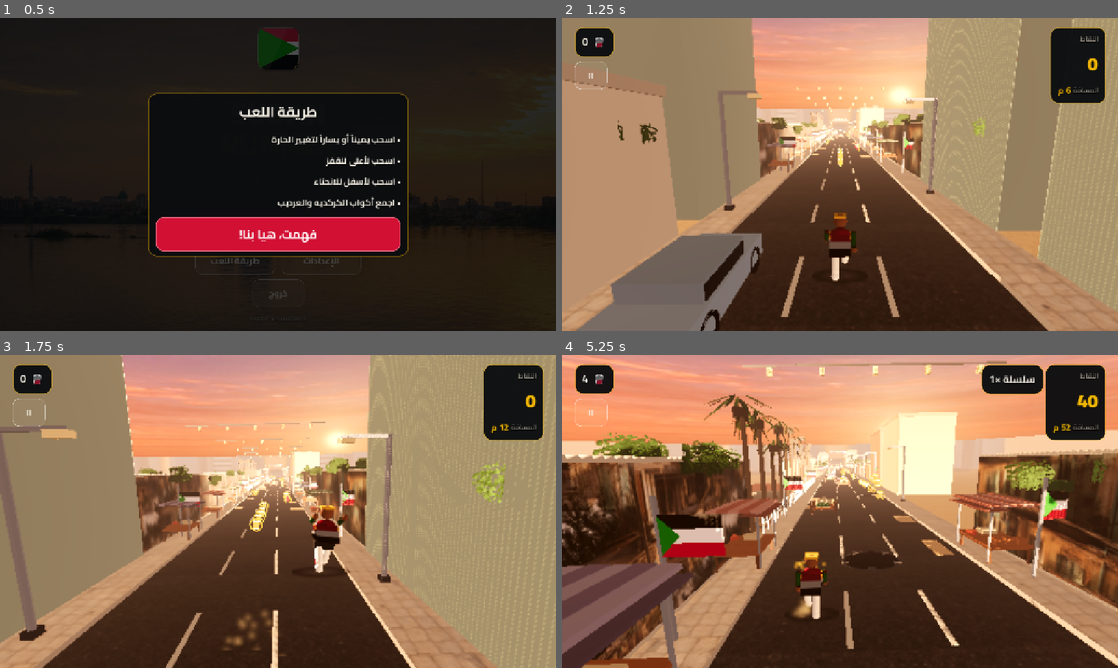
Above: before the commit, frames 1-4 (two rows, left to right).
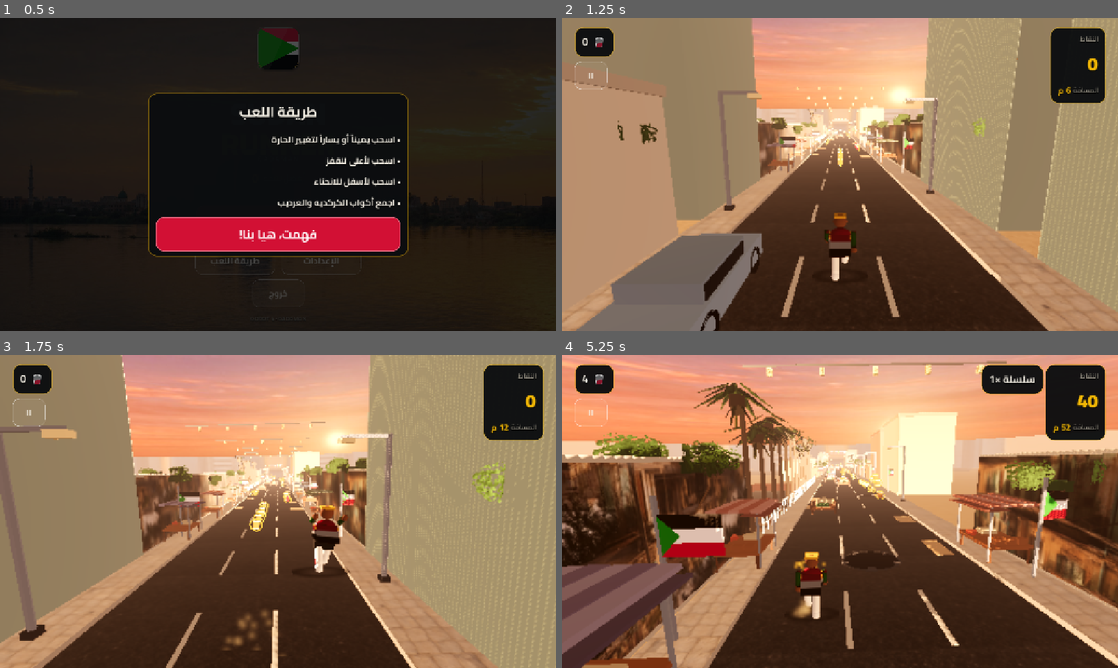
Above: after the commit, the same moments.

Repository: azmifatahi/gadaman
Game: Godot game, scene res://scenes/main.tscn
The game is run twice, just before and just after one commit, with the same random seed, the same clock (stepped at 60 frames per second) and the same inputs.
Inputs (mouse positions are in pixels of both pictures, inside the frame that each line leads up to):
- Up to frame 1 (0.5 s): no input
- Up to frame 2 (1.25 s): click "ابدأ الجري" at 0.5 s
- Up to frame 3 (1.75 s): move the mouse to (400, 495) at 1.27 s; hold Right (move_right) from 1.28 s (still down); tap Down (slide) at 1.35 s; click (400, 495) at 1.42 s; tap Up (jump) at 1.52 s
- Up to frame 4 (5.25 s): release Right (move_right) at 2 s; drag from (728, 527) to (812, 574) at 2.02 s; move the mouse to (895, 442) at 2.77 s; hold Right (move_right) 2.78-3.5 s; tap Down (slide) at 2.85, 4.35 s; drag from (812, 574) to (673, 464) at 3.52 s; move the mouse to (1006, 558) at 4.27 s; hold Left (move_left) 4.28-5 s; tap Up (jump) at 4.52 s; drag from (673, 464) to (756, 433) at 5.02 s

Frame 1 is identical in both runs. In frame 2, less than 0.1% of the frame differs, in the area x 44-54%, y 29-39%; in frame 3, less than 0.1%; in frame 4, 2.3%, in the area x 23-86%, y 8-89%.

Commit message:
art: denser palm fronds, 16 per crown, fibrous crown core [shots]
Co-authored-by: arena-agent <297053741+arena-agent@users.noreply.github.com>

Diff:
--- a/scripts/world/segment_builder.gd
+++ b/scripts/world/segment_builder.gd
@@ -621,11 +621,15 @@
 	MeshKit.add_cylinder(st, base, 0.2, h, Color("#6f5940"), 6, 0.13)
 	MeshKit.add_cylinder(st, top - Vector3(0, 0.5, 0), 0.42, 0.55,
 			Color("#4a3a28"), 6)
+	# Fibrous crown core: without it the fronds radiate from thin air and the
+	# crown reads as a spider rather than a palm.
+	MeshKit.add_cylinder(st, top - Vector3(0, 0.9, 0), 0.34, 0.55,
+			Color("#6b5a3a"), 7)
 	# 13 textured fronds per crown. Each one is a single quad running from the
 	# crown to the tip, mapped 0..1 across `palm_frond.png` - the texture carries
 	# the leaflets, so the silhouette is a palm instead of a green shard.
-	for i in 13:
-		var a := TAU * float(i) / 13.0 + rng.randf_range(-0.16, 0.16)
+	for i in 16:
+		var a := TAU * float(i) / 16.0 + rng.randf_range(-0.16, 0.16)
 		var dir := Vector3(cos(a), 0, sin(a))
 		var reach := rng.randf_range(2.1, 2.9)
 		# Younger fronds stand up, older ones droop: the crown has a profile.
@@ -633,7 +637,7 @@
 		var droop := rng.randf_range(0.6, 1.5)
 		var root: Vector3 = top + dir * 0.18 + Vector3(0, lift, 0)
 		var tip: Vector3 = top + dir * reach + Vector3(0, lift - droop, 0)
-		var perp := Vector3(-dir.z, 0.0, dir.x) * rng.randf_range(0.30, 0.42)
+		var perp := Vector3(-dir.z, 0.0, dir.x) * rng.randf_range(0.40, 0.56)
 		var shade := rng.randf_range(0.72, 1.0)
 		var tint := Color(shade, shade * 1.04, shade * 0.88)
 		MeshKit.add_quad(leaf_st, root - perp, tip - perp * 0.55,
Binary file changed: assets/textures/palm_frond.png
Not shown, changed: tools/build_textures.py
